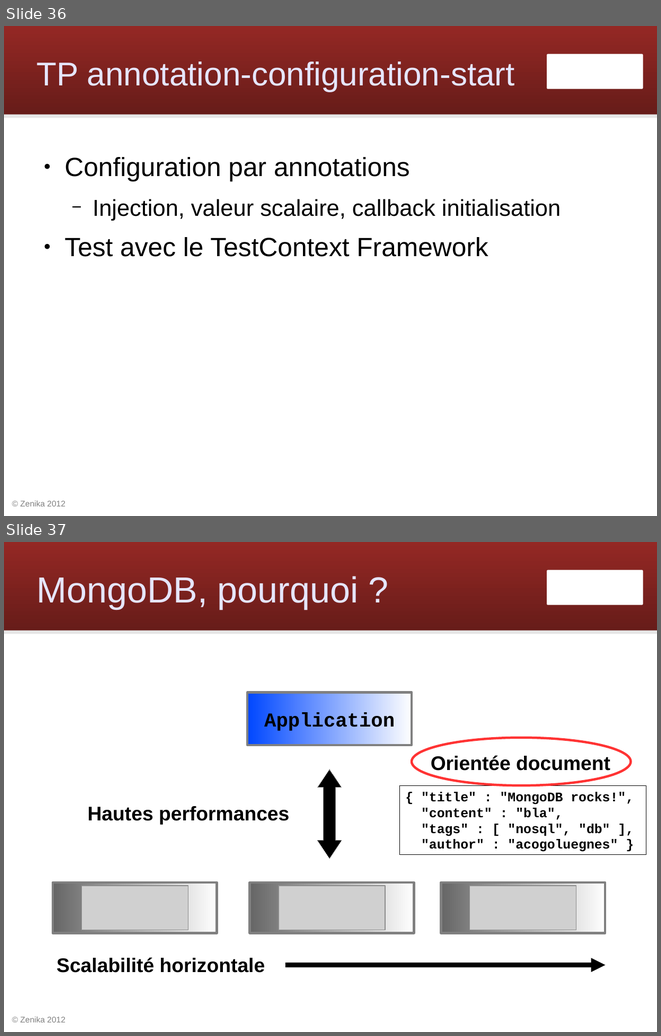
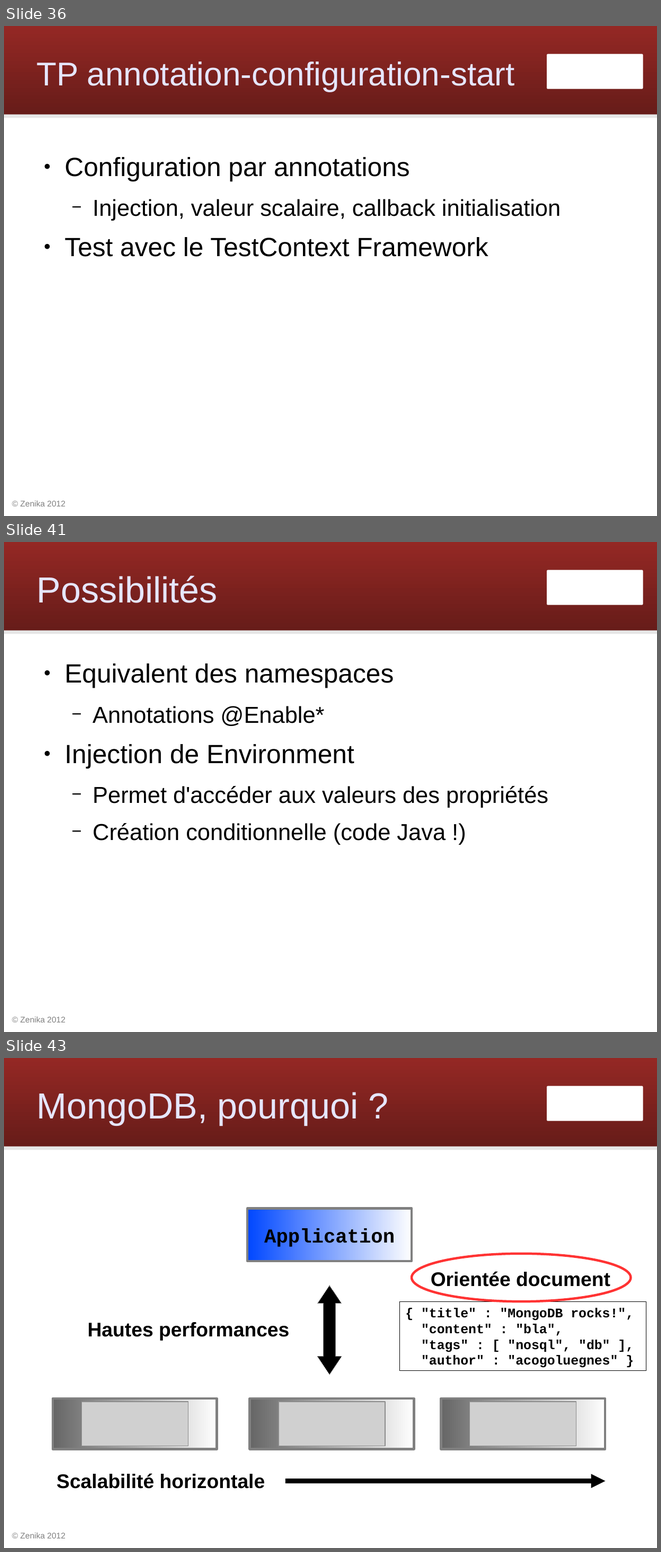
Before and after one commit to Zenika/workshop-spring-core, a slide deck: spring-workshop.odp. Shown one above the other, each under a label of ours: slides 36 and 37 before the commit, slides 36, 41 and 43 after it; the slides between them are not shown. The pictures are 661x1036 and 661x1552 pixels, drawn with LibreOffice and Linux fonts; fonts in the diff are those of the drawing; grey boxes stand for pictures; background and template pictures are left out. Boxes give left, top, right and bottom in pixels: in the first picture for what was removed or moved away, otherwise in the second. Text is boxed around its words. In the diff, an @@ line names an element or a change of style, - is before the commit and + after.

Commit message:
slides configuration Java

```diff
--- a/spring-workshop.odp
+++ b/spring-workshop.odp
@@ slide 41 added at (4,542,657,1032), background #FFFFFF; not listed: 4 template elements that a slide beside it also shows @@
@@ title added at (37,575,218,603), 44 pt, text #E6E6FF @@
+Possibilités
@@ text added at (64,663,548,845), 28 pt, text #000000 @@
+● Equivalent des namespaces
+  − Annotations @Enable*
+● Injection de Environment
+  − Permet d'accéder aux valeurs des propriétés
+  − Création conditionnelle (code Java !)
@@ what was slide 37 is now slide 43 @@
```
Also in this commit, not shown: 1 slide changed, 5 other slides added.
